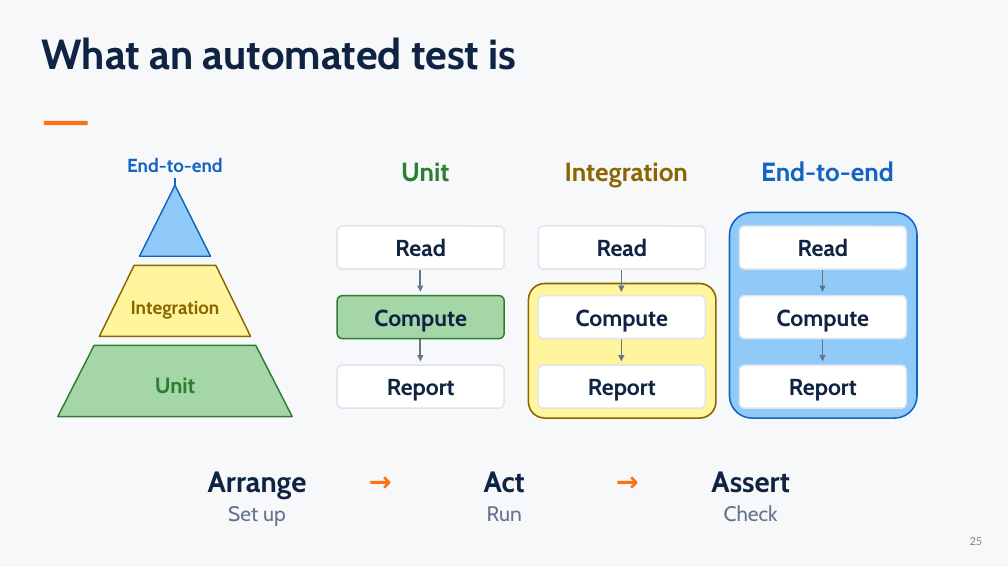
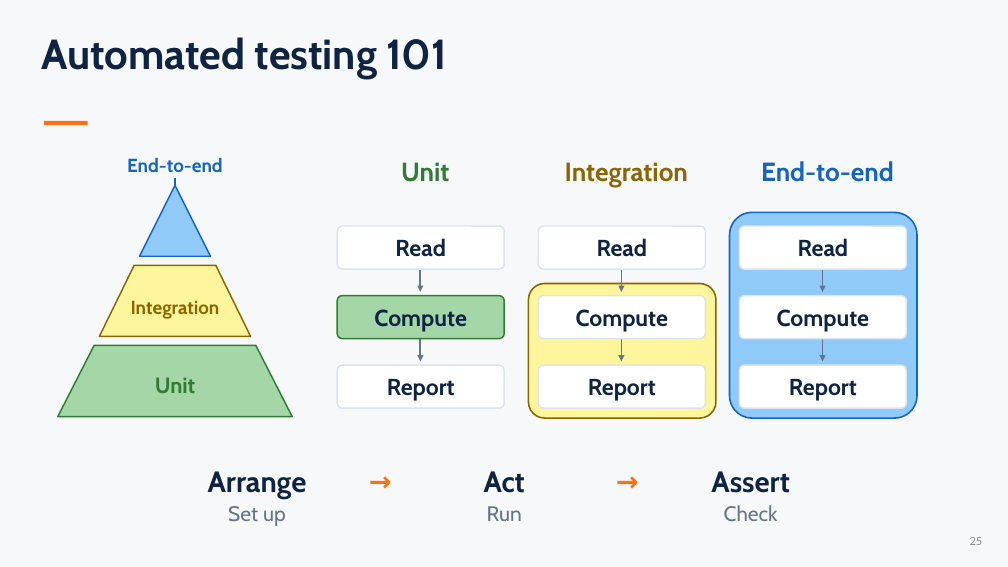
Before and after one commit to sefop/sefop-sctc-2026, a slide deck: slide 25 of SCTC-2026-Airlines-Optimization-Workshop.pptx. Drawn at 1008x567 pixels with LibreOffice and Linux fonts; fonts in the diff are those of the drawing. Boxes give left, top, right and bottom in pixels: in the first picture for what was removed or moved away, otherwise in the second. Text is boxed around its words. In the diff, an @@ line names an element or a change of style, - is before the commit and + after.

```diff
--- a/SCTC-2026-Airlines-Optimization-Workshop.pptx
+++ b/SCTC-2026-Airlines-Optimization-Workshop.pptx
@@ text at [42,37,447,79]: text changed @@
-What an automated test is
+Automated testing 101
```
Also in this commit, not shown: 5 other slides changed, 2 other files.
